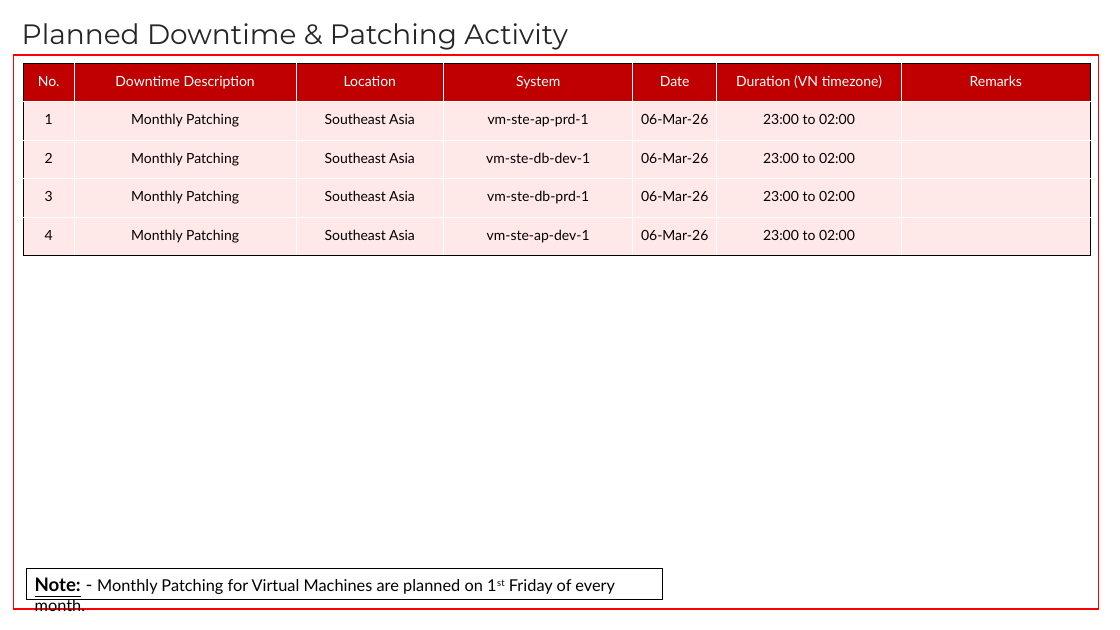
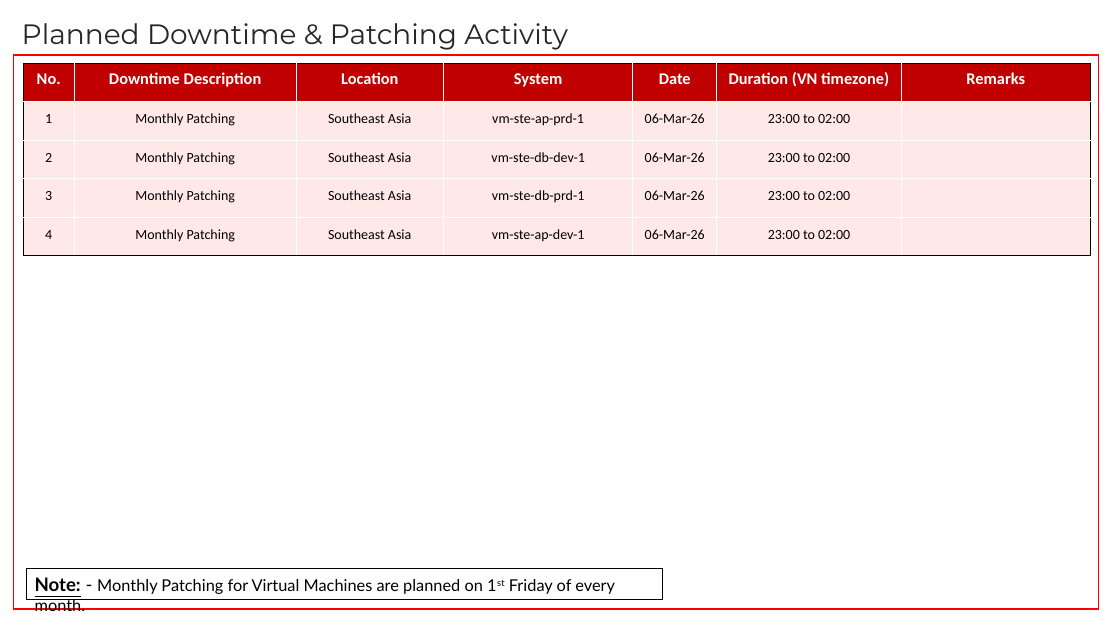
Before and after one commit to Ashu-tosh-Padhi/AshutoshPortfolio, a slide deck: slide 14 of OMEGA Azure(PaaS&SaaS) Module Meeting_03 Mar'26.pptx. Drawn at 1120x630 pixels with LibreOffice and Linux fonts; fonts in the diff are those of the drawing. Boxes give left, top, right and bottom in pixels: in the first picture for what was removed or moved away, otherwise in the second. Text is boxed around its words. In the diff, an @@ line names an element or a change of style, - is before the commit and + after.

```diff
--- a/OMEGA Azure(PaaS&SaaS) Module Meeting_03 Mar'26.pptx
+++ b/OMEGA Azure(PaaS&SaaS) Module Meeting_03 Mar'26.pptx
@@ table at <box>23,63,1091,255</box> @@
@@ size 12 to 14 pt, bold on in "No.", "Downtime Description", "Location", "System" and 3 more places @@
@@ font Lato to Calibri @@
```
Also in this commit, not shown: 13 other slides changed.
